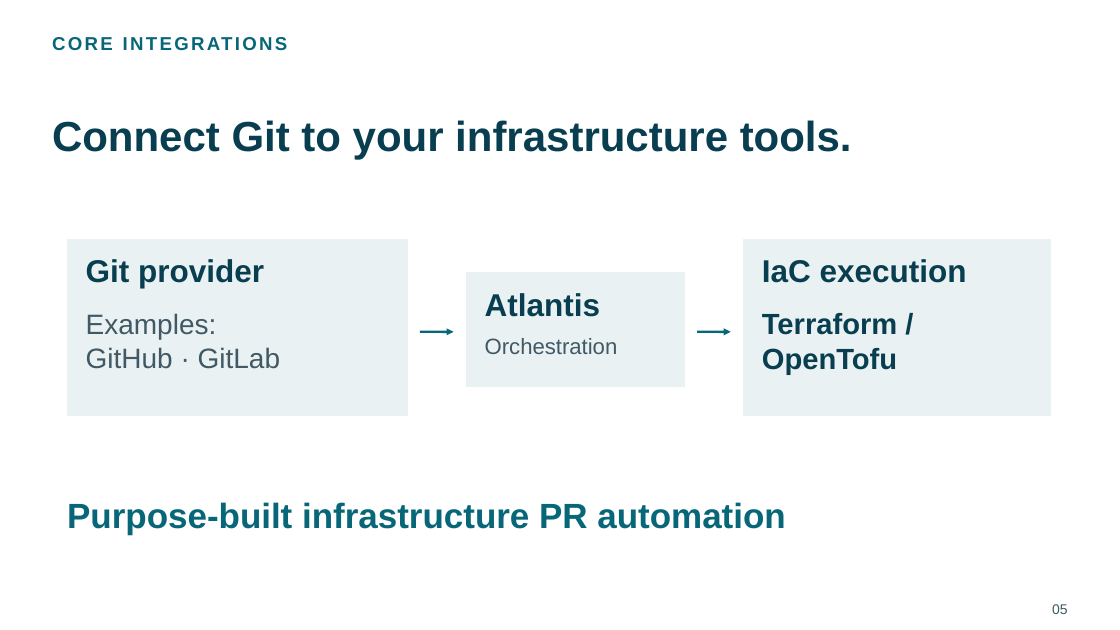
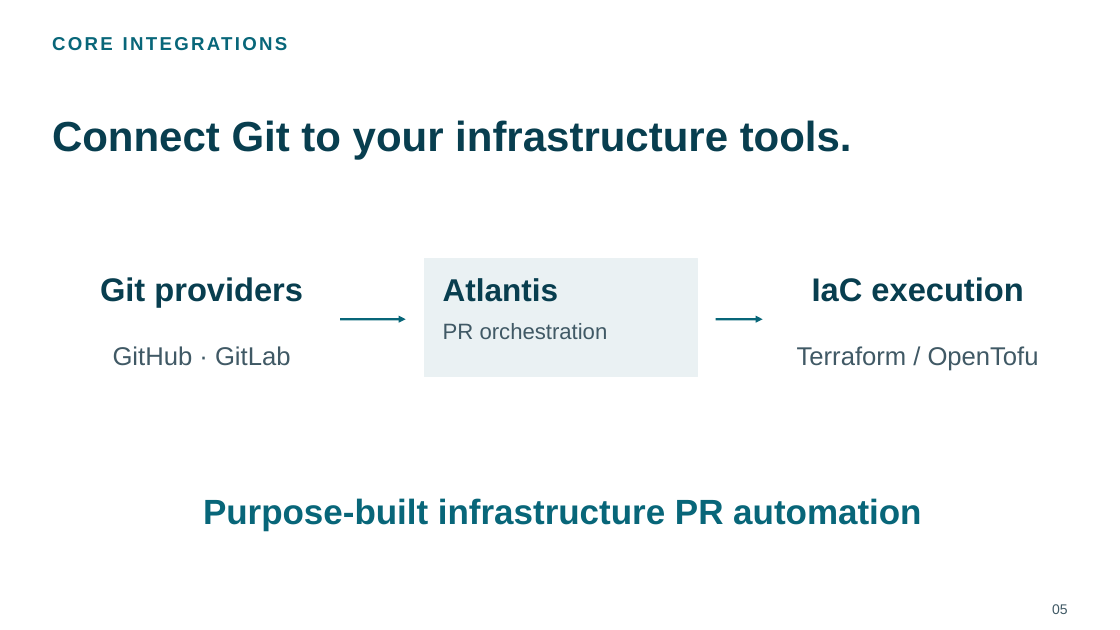
Before and after one commit to chenrui333/atlantis-talk, a slide deck: slide 5 of talks/kubecon-china-2026-atlantis-lightning/slides.pptx. Drawn at 1120x630 pixels with LibreOffice and Linux fonts; fonts in the diff are those of the drawing; background and template pictures are left out. Boxes give left, top, right and bottom in pixels: in the first picture for what was removed or moved away, otherwise in the second. Text is boxed around its words. In the diff, an @@ line names an element or a change of style, - is before the commit and + after.

Commit message:
docs: polish Atlantis lightning talk visuals and community links

```diff
--- a/talks/kubecon-china-2026-atlantis-lightning/slides.pptx
+++ b/talks/kubecon-china-2026-atlantis-lightning/slides.pptx
@@ rectangle removed at box(67, 239, 408, 416) @@
@@ rectangle removed at box(744, 239, 1050, 416) @@
@@ rectangle: place and size @@
-rectangle at box(466, 273, 685, 386)
+rectangle at box(424, 259, 697, 376)
@@ text "IaC execution": place and size @@
-text "IaC execution" at box(762, 259, 967, 283)
+text "IaC execution" at box(812, 277, 1023, 302)
@@ text "IaC execution" at box(812, 277, 1023, 302): size 27 to 28 pt; alignment left to centre @@
@@ text at box(100, 277, 303, 307): text changed; size 27 to 28 pt @@
-Git provider
+Git providers
@@ text "Atlantis": place and size @@
-text "Atlantis" at box(485, 293, 600, 317)
+text "Atlantis" at box(443, 278, 558, 302)
@@ text "GitHub · GitLab": place and size @@
-text "GitHub · GitLab" at box(86, 313, 280, 369)
+text "GitHub · GitLab" at box(113, 346, 291, 366)
@@ text "GitHub · GitLab" at box(113, 346, 291, 366): size 24 to 22 pt; alignment left to centre @@
@@ text at box(86, 313, 217, 339): paragraph removed @@
-Examples:
@@ arrow moved from (420, 332) - (454, 332) to (340, 319) - (406, 319) @@
@@ text at box(443, 323, 608, 339): text changed @@
-Orchestration
+PR orchestration
@@ arrow moved from (697, 332) - (731, 332) to (716, 319) - (763, 319) @@
@@ text "Terraform / OpenTofu": place and size @@
-text "Terraform / OpenTofu" at box(762, 313, 897, 375)
+text "Terraform / OpenTofu" at box(797, 346, 1039, 371)
@@ text "Terraform / OpenTofu" at box(797, 346, 1039, 371): size 25 to 22 pt, text colour #083E4F to #405965, bold off; alignment left to centre @@
@@ text "Purpose-built infrastructure PR automation" at box(203, 498, 921, 531): alignment left to centre @@
```
Also in this commit, not shown: 8 other slides changed, 19 other files.
